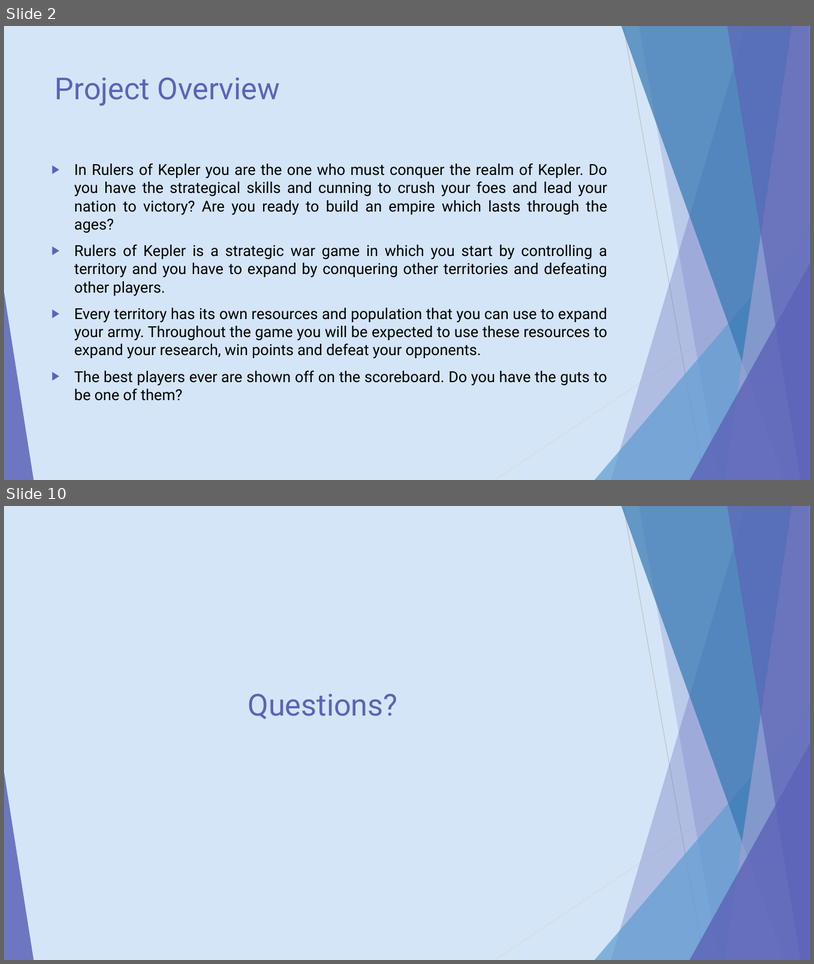
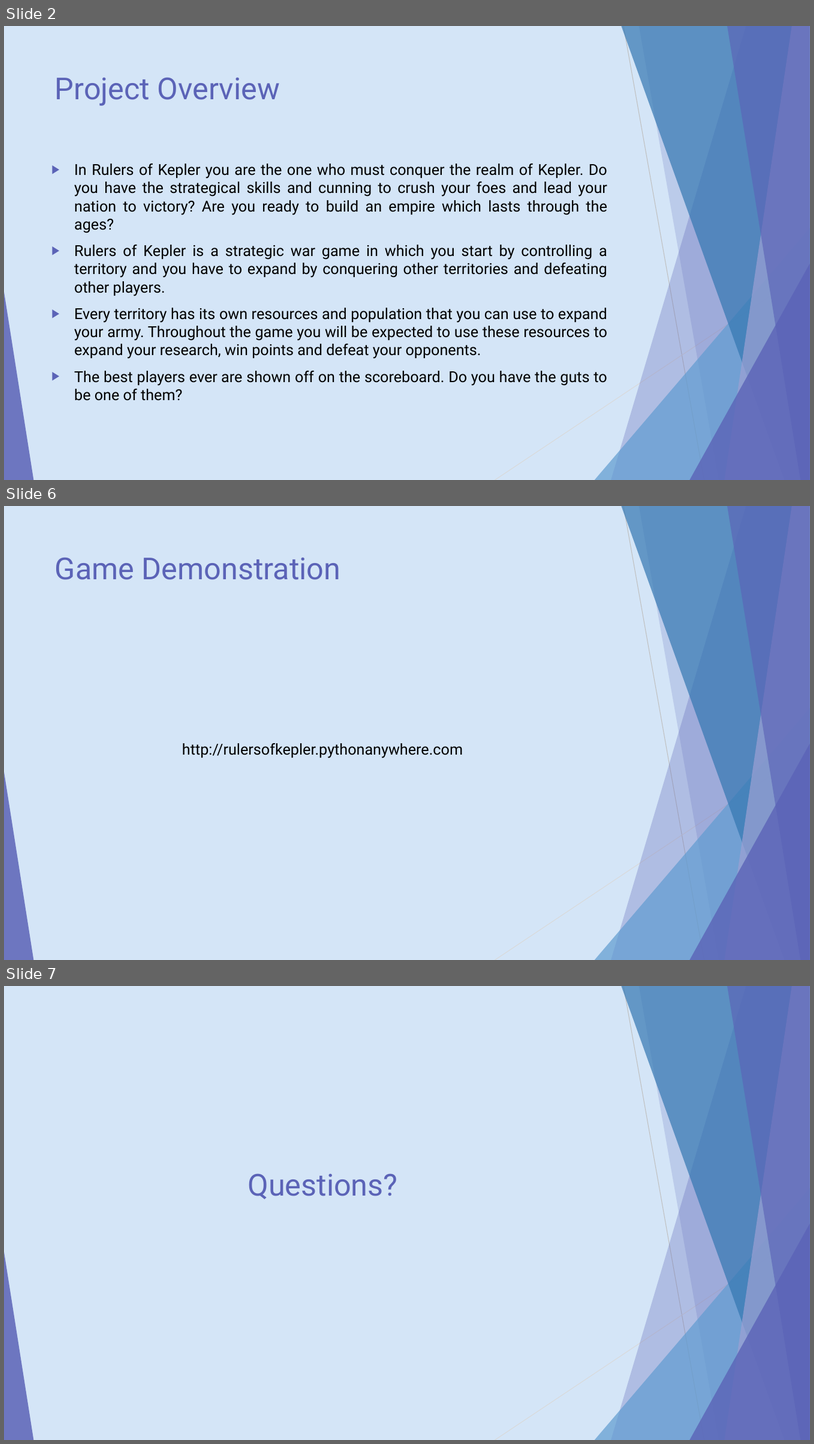
Before and after one commit to Gystark/RulersofKepler, a slide deck: presentation/Kepler.pptx. Shown one above the other, each under a label of ours: slides 2 and 10 before the commit, slides 2, 6 and 7 after it; the slides between them are not shown. The pictures are 814x964 and 814x1444 pixels, drawn with LibreOffice and Linux fonts; fonts in the diff are those of the drawing. Boxes give left, top, right and bottom in pixels: in the first picture for what was removed or moved away, otherwise in the second. Text is boxed around its words. In the diff, an @@ line names an element or a change of style, - is before the commit and + after.

```diff
--- a/presentation/Kepler.pptx
+++ b/presentation/Kepler.pptx
@@ slide 6 added at (4,506,810,960), background #D4E5F7; not listed: 10 template elements that a slide beside it also shows @@
@@ title added at (55,558,341,580), 36 pt, text #5B63B7 @@
+Game Demonstration
@@ text added at (182,743,463,758), 18 pt, text #000000 @@
+http://rulersofkepler.pythonanywhere.com
@@ what was slide 10 is now slide 7 @@
```
Also in this commit, not shown: 4 slides changed, 4 slides removed, 14 other files.
